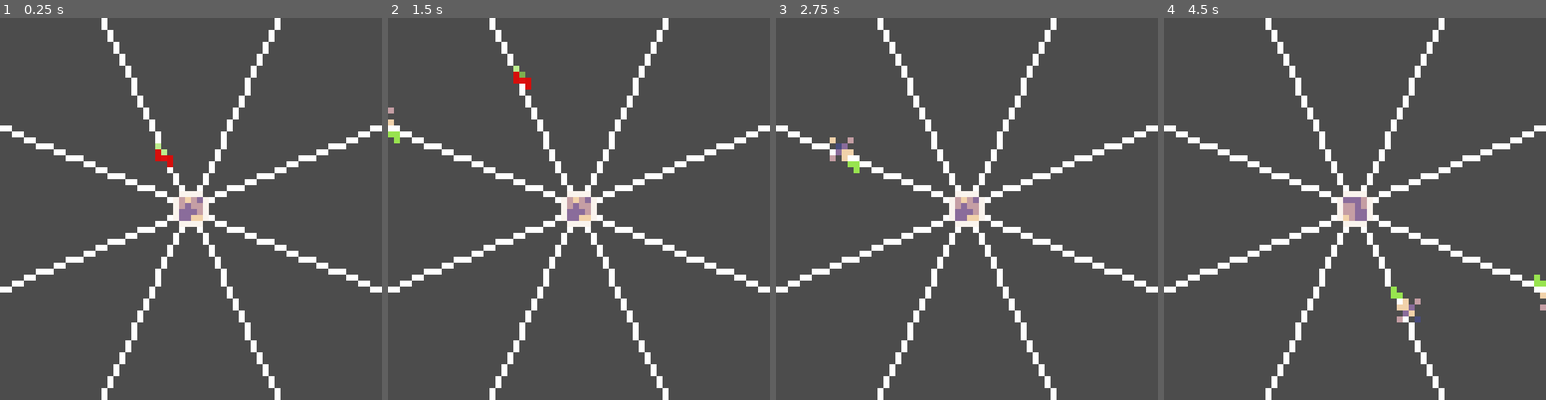
Above: before the commit, frames 1-4 (left to right).
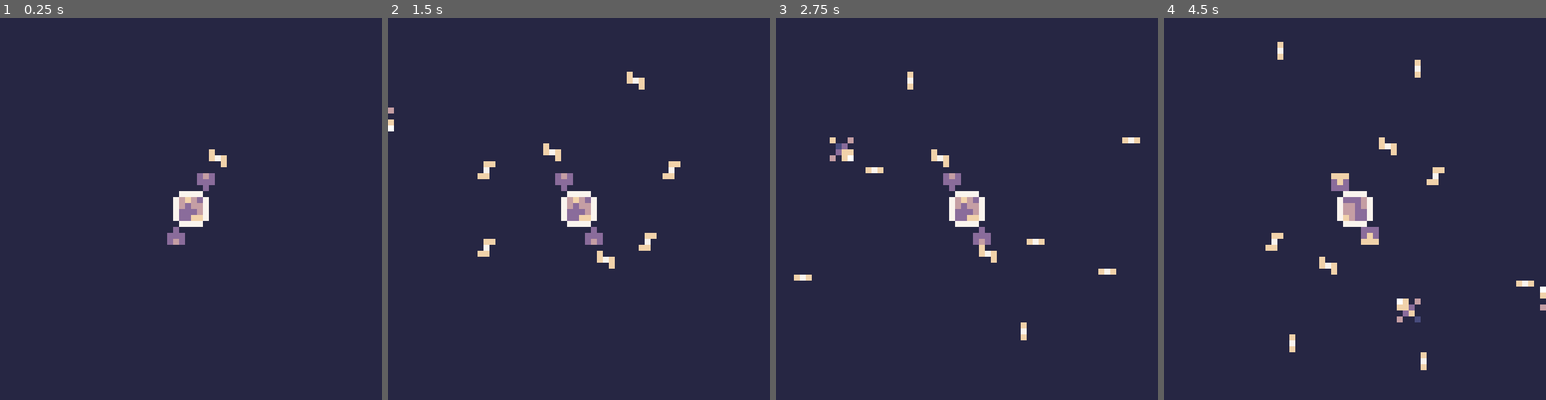
Above: after the commit, the same moments.

Repository: Nahdus/lowRezDefender
Game: Godot game, scene res://scene/main.tscn
The game is run twice, just before and just after one commit, with the same random seed, the same clock (stepped at 60 frames per second) and the same inputs.
Inputs:
- Up to frame 1 (0.25 s): no input
- Up to frame 2 (1.5 s): hold Right (rotate_right, bound only after the commit) 0.53-1.28 s; hold Space (fire, bound only after the commit) 0.53-1.28 s; hold Left (rotate_left, bound only after the commit) from 1.28 s (still down); tap Space (fire, bound only after the commit) at 1.35 s
- Up to frame 3 (2.75 s): release Left (rotate_left, bound only after the commit) at 2.03 s; hold Right (rotate_right, bound only after the commit) from 2.03 s (still down); hold Space (fire, bound only after the commit) from 2.03 s (still down)
- Up to frame 4 (4.5 s): release Space (fire, bound only after the commit) at 2.78 s; tap Space (fire, bound only after the commit) at 2.85, 4.35 s; release Right (rotate_right, bound only after the commit) at 3.53 s; hold Space (fire, bound only after the commit) 3.53-4.28 s; hold Left (rotate_left, bound only after the commit) from 3.53 s (still down)

The runs differ from the first frame. In frame 1, 99% of the frame differs, in the area x 0-100%, y 0-100%; in frame 2, 99%; in frame 3, 99%; in frame 4, 99%.

Commit message:
added bullets and turrets

Diff:
--- a/project.godot
+++ b/project.godot
@@ -7,6 +7,22 @@
 ;   param=value ; assign values to parameters
 
 config_version=4
+
+_global_script_classes=[ {
+"base": "Resource",
+"class": "State",
+"language": "GDScript",
+"path": "res://script/stateMachine/state_interface.gd"
+}, {
+"base": "Resource",
+"class": "StateMachine",
+"language": "GDScript",
+"path": "res://script/stateMachine/state_machine_Interface.gd"
+} ]
+_global_script_class_icons={
+"State": "",
+"StateMachine": ""
+}
 
 [application]
 
@@ -25,6 +41,24 @@
 
 common/drop_mouse_on_gui_input_disabled=true
 
+[input]
+
+rotate_right={
+"deadzone": 0.5,
+"events": [ Object(InputEventKey,"resource_local_to_scene":false,"resource_name":"","device":0,"alt":false,"shift":false,"control":false,"meta":false,"command":false,"pressed":false,"scancode":16777233,"physical_scancode":0,"unicode":0,"echo":false,"script":null)
+ ]
+}
+rotate_left={
+"deadzone": 0.5,
+"events": [ Object(InputEventKey,"resource_local_to_scene":false,"resource_name":"","device":0,"alt":false,"shift":false,"control":false,"meta":false,"command":false,"pressed":false,"scancode":16777231,"physical_scancode":0,"unicode":0,"echo":false,"script":null)
+ ]
+}
+fire={
+"deadzone": 0.5,
+"events": [ Object(InputEventKey,"resource_local_to_scene":false,"resource_name":"","device":0,"alt":false,"shift":false,"control":false,"meta":false,"command":false,"pressed":false,"scancode":32,"physical_scancode":0,"unicode":0,"echo":false,"script":null)
+ ]
+}
+
 [layer_names]
 
 2d_physics/layer_1="planet"
--- a/scene/bullet.tscn
+++ b/scene/bullet.tscn
@@ -45,10 +45,11 @@
 script = ExtResource( 3 )
 
 [node name="AnimatedSprite" type="AnimatedSprite" parent="."]
-modulate = Color( 0.886275, 0.0666667, 0.0666667, 1 )
 frames = SubResource( 21 )
 animation = "fire"
-frame = 1
+frame = 4
+speed_scale = 5.0
+playing = true
 offset = Vector2( 0.5, 0.5 )
 
 [node name="CollisionShape2D" type="CollisionShape2D" parent="."]
--- a/scene/main.tscn
+++ b/scene/main.tscn
@@ -7,7 +7,6 @@
 [ext_resource path="res://script/path.gd" type="Script" id=5]
 [ext_resource path="res://assets/art/bg.png" type="Texture" id=6]
 [ext_resource path="res://assets/art/rotatingPlanet.png" type="Texture" id=7]
-[ext_resource path="res://assets/art/gun.png" type="Texture" id=8]
 [ext_resource path="res://script/defenders.gd" type="Script" id=9]
 [ext_resource path="res://script/bullets.gd" type="Script" id=10]
 
@@ -61,30 +60,9 @@
 "speed": 5.0
 } ]
 
-[sub_resource type="AtlasTexture" id=13]
-atlas = ExtResource( 8 )
-region = Rect2( 0, 0, 3, 3 )
-
-[sub_resource type="AtlasTexture" id=14]
-atlas = ExtResource( 8 )
-region = Rect2( 3, 0, 3, 3 )
-
-[sub_resource type="AtlasTexture" id=15]
-atlas = ExtResource( 8 )
-region = Rect2( 6, 0, 3, 3 )
-
-[sub_resource type="SpriteFrames" id=12]
-animations = [ {
-"frames": [ SubResource( 13 ), SubResource( 14 ), SubResource( 15 ) ],
-"loop": true,
-"name": "gun",
-"speed": 5.0
-} ]
-
 [node name="main" type="Node2D"]
 
 [node name="Camera2D" type="Camera2D" parent="."]
-visible = false
 position = Vector2( 32, 32 )
 current = true
 zoom = Vector2( 0.1, 0.1 )
@@ -103,7 +81,6 @@
 script = ExtResource( 5 )
 
 [node name="bg" type="Sprite" parent="map"]
-visible = false
 position = Vector2( 32, 32 )
 z_index = 1
 texture = ExtResource( 6 )
@@ -132,18 +109,6 @@
 [node name="defenders" type="Node2D" parent="map"]
 script = ExtResource( 9 )
 
-[node name="turret" type="Node2D" parent="map/defenders"]
-visible = false
-position = Vector2( 34, 26 )
-z_index = 1
-
-[node name="Sprite" type="AnimatedSprite" parent="map/defenders/turret"]
-position = Vector2( 0, 2 )
-frames = SubResource( 12 )
-animation = "gun"
-playing = true
-offset = Vector2( 0.5, -0.5 )
-
 [node name="bullets" type="Node2D" parent="map/defenders"]
 script = ExtResource( 10 )
 
--- /dev/null
+++ b/scene/turret.tscn
@@ -0,0 +1,34 @@
+[gd_scene load_steps=6 format=2]
+
+[ext_resource path="res://assets/art/gun.png" type="Texture" id=1]
+
+[sub_resource type="AtlasTexture" id=13]
+atlas = ExtResource( 1 )
+region = Rect2( 0, 0, 3, 3 )
+
+[sub_resource type="AtlasTexture" id=14]
+atlas = ExtResource( 1 )
+region = Rect2( 3, 0, 3, 3 )
+
+[sub_resource type="AtlasTexture" id=15]
+atlas = ExtResource( 1 )
+region = Rect2( 6, 0, 3, 3 )
+
+[sub_resource type="SpriteFrames" id=12]
+animations = [ {
+"frames": [ SubResource( 13 ), SubResource( 14 ), SubResource( 15 ) ],
+"loop": true,
+"name": "gun",
+"speed": 5.0
+} ]
+
+[node name="turret" type="Node2D"]
+position = Vector2( 34, 26 )
+z_index = 1
+
+[node name="Sprite" type="AnimatedSprite" parent="."]
+position = Vector2( 0, 2 )
+frames = SubResource( 12 )
+animation = "gun"
+playing = true
+offset = Vector2( 0.5, -0.5 )
--- a/script/bullet.gd
+++ b/script/bullet.gd
@@ -7,7 +7,7 @@
 
 var path_finders = ["pathfinder22","pathfinder67","pathfinder112","pathfinder157","pathfinder202","pathfinder247","pathfinder292","pathfinder337"]
 #							[Vector2(47,0),Vector2(64,18),Vector2(64,46),Vector2(46,63),Vector2(17,64),Vector2(0,46),Vector2(0,18),Vector2(17,0)]
-var bullet_despawn_points = [Vector2(46,0),Vector2(63,18),Vector2(63,45),Vector2(46,63),Vector2(17,63),Vector2(0,44),Vector2(0,18),Vector2(17,0)]
+var bullet_despawn_points = [Vector2(46,0),Vector2(63,18),Vector2(63,45),Vector2(46,63),Vector2(17,63),Vector2(0,45),Vector2(0,18),Vector2(17,0)]
 var position_offset = [Vector2(0,0),Vector2(1,0),Vector2(1,0),Vector2(1,1),Vector2(1,1),Vector2(0,1),Vector2(0,1),Vector2(0,0)]
 var path_index = 0
 
@@ -16,7 +16,7 @@
 
 
 func set_bullet_map(map):
-	print_debug(map)
+#	print_debug(map)
 	bullet_map = map
 
 func fire():
@@ -38,7 +38,7 @@
 	for each_sensor in sensors:
 		var pos =each_sensor.get_global_position()
 		var cell = bullet_map.get_cell(pos.x,pos.y)
-		print_debug(cell)
+#		print_debug(cell)
 		if cell == 0:
 			return pos
 
@@ -48,7 +48,7 @@
 	self.set_position(pos+position_offset[path_index])
 	if pos == bullet_despawn_points[path_index]:
 		despawn_bullet()
-	print_debug(self.position)
+#	print_debug(self.position)
 
 
 func _process(delta):
--- a/script/bullets.gd
+++ b/script/bullets.gd
@@ -13,7 +13,7 @@
 func _ready():
 
 #	print_debug(bullet_path)
-	spawn_bullet(7)
+	spawn_bullet(0)
 	pass # Replace with function body.
 
 
--- /dev/null
+++ b/script/defenderStateMachine/active_state.gd
@@ -0,0 +1,31 @@
+extends State
+
+var state_name = "active_state"
+
+var dir
+
+func enter(arg = null):
+	print_debug(arg)
+
+func exit(arg = null):
+	print_debug(arg)
+	print_debug("exiting %s"%state_name)
+
+
+func get_input():
+	return {
+		"rotate_right": Input.is_action_pressed("rotate_right"),
+		"rotate_left": Input.is_action_pressed("rotate_left"),
+		"fire": Input.is_action_pressed("fire")
+	}
+
+func process(delta):
+	if get_input()["rotate_right"]:
+		_target.rotate_right()
+		_state_machine.transistion_to_state("passive_state")
+	if get_input()["rotate_left"]:
+		_target.rotate_left()
+		_state_machine.transistion_to_state("passive_state")
+	if get_input()["fire"]:
+		_target.fire_turret()
+		_state_machine.transistion_to_state("passive_state")
--- /dev/null
+++ b/script/defenderStateMachine/defender_state_machine.gd
@@ -0,0 +1,27 @@
+extends StateMachine
+
+var stat_object_dict = {}
+var transistion_table = {}
+var current_state
+
+func set_target(target):
+	_target=target
+
+func add_state(state,transistion_list):
+	stat_object_dict[state.state_name] = state
+	transistion_table[state.state_name] = transistion_list
+
+func set_current_state(state):
+	current_state = state
+
+func transistion_to_state(state_name):
+	if state_name in transistion_table[current_state.state_name]:
+		current_state.exit()
+		current_state = stat_object_dict[state_name]
+		current_state.enter()
+	else:
+		print_debug("cant transistion from %s to %s"%[current_state.state_name,state_name])
+
+
+func process(delta):
+	current_state.process(delta)
--- /dev/null
+++ b/script/defenderStateMachine/passive_state.gd
@@ -0,0 +1,21 @@
+extends State
+
+var state_name = "passive_state"
+var _time = 0
+var _beat = 0.3
+
+func enter(arg=null):
+	print_debug(arg)
+
+func exit(arg=null):
+	print_debug(arg)
+	print_debug("exiting %s"%state_name)
+
+func step():
+	_state_machine.transistion_to_state("active_state")
+
+func process(delta):
+	_time+=delta
+	if _time>_beat:
+		step()
+		_time = 0
--- a/script/defenders.gd
+++ b/script/defenders.gd
@@ -6,26 +6,69 @@
 # var b = "text"
 var defender_pos = [Vector2(34,26),Vector2(38,29),Vector2(38,34),Vector2(35,38),Vector2(30,38),Vector2(26,34),Vector2(26,30),Vector2(29,26)]
 var defender_rotation = [0,90,90,180,180,270,270,0]
-var active_turret = [1,0,0,0,0,0,0,0]
+var active_turret = [0,0,0,0,0,0,0,0]
+var original_turret = [1,0,0,0,1,0,0,0]
 var flip = []
 var rotation_offset = 0
 
-onready var turret = get_node("turret")
-# Called when the node enters the scene tree for the first time.
+#state Machine
+var Defender_state_machine = load("res://script/defenderStateMachine/defender_state_machine.gd")
+var defender_state_machine
+#states
+var ActiveState = load("res://script/defenderStateMachine/active_state.gd")
+var active_state
+var PassiveState = load("res://script/defenderStateMachine/passive_state.gd")
+var passive_state
+
+var Turret = load("res://scene/turret.tscn")
+# Called when the node enters the scene tree for the first time
+
+func set_up_state(machine,state_object):
+	var state = state_object.new()
+	machine.set_target(self)
+	state.set_target(self)
+	state.set_state_machine(machine)
+	return state
+
+
+func create_state_machine():
+	defender_state_machine = Defender_state_machine.new()
+	set_up_state(defender_state_machine,ActiveState)
+	set_up_state(defender_state_machine,PassiveState)
+	var active_state = set_up_state(defender_state_machine,ActiveState)
+	var passive_state = set_up_state(defender_state_machine,PassiveState)
+	defender_state_machine.add_state(active_state,["passive_state"])
+	defender_state_machine.add_state(passive_state,["active_state"])
+	defender_state_machine.set_current_state(active_state)
+
+
 func _ready():
-	rotate_right()
+	active_turret = original_turret
 	position_turret()
+	create_state_machine()
+
+
+func clear_turrets():
+	var childeren = get_children()
+	for each in childeren:
+		if "turret" in each.name:
+			print_debug(each)
+			each.queue_free()
+
 func position_turret():
 	var idx = 0
+	clear_turrets()
 	for each in active_turret:
 		if each == 1:
+			var turret = Turret.instance()
 			turret.set_position(defender_pos[idx])
 			turret.set_rotation_degrees(defender_rotation[idx])
+			add_child(turret)
 		idx+=1
 
 func rotate_left():
 	var rotated_turret = []
-	var original_turret = [1,0,0,0,0,0,0,0]
+#	var original_turret = [1,0,0,0,0,1,0,0]
 	rotated_turret.resize(len(original_turret))
 	rotation_offset+=1
 	rotation_offset = (rotation_offset)%len(original_turret)
@@ -38,7 +81,7 @@
 
 func rotate_right():
 	var rotated_turret = []
-	var original_turret = [1,0,0,0,0,0,0,0]
+#	var original_turret
 	rotated_turret.resize(len(original_turret))
 	if rotation_offset>0:
 		rotation_offset-=1
@@ -54,3 +97,12 @@
 
 func get_bullet_map():
 	return get_parent()
+
+func _process(delta):
+	defender_state_machine.process(delta)
+
+
+func fire_turret():
+	for idx in range(len(active_turret)):
+		if active_turret[idx] == 1:
+			$bullets.spawn_bullet(idx)
--- /dev/null
+++ b/script/stateMachine/state_interface.gd
@@ -0,0 +1,14 @@
+class_name State
+extends Resource
+
+var _target
+var _state_machine
+
+func set_target(target):
+	_target = target
+
+func set_state_machine(state_machine):
+	_state_machine = state_machine
+
+func process(delta):
+	pass
--- /dev/null
+++ b/script/stateMachine/state_machine_Interface.gd
@@ -0,0 +1,14 @@
+class_name StateMachine
+extends Resource
+
+var _target
+var _current_state
+
+func set_target(target):
+	_target = target
+
+func add_state(state,transistion_list):
+	pass
+
+func transistion_to_state(state):
+	pass
Not shown: 1 places in scene/main.tscn that only renumber resources
